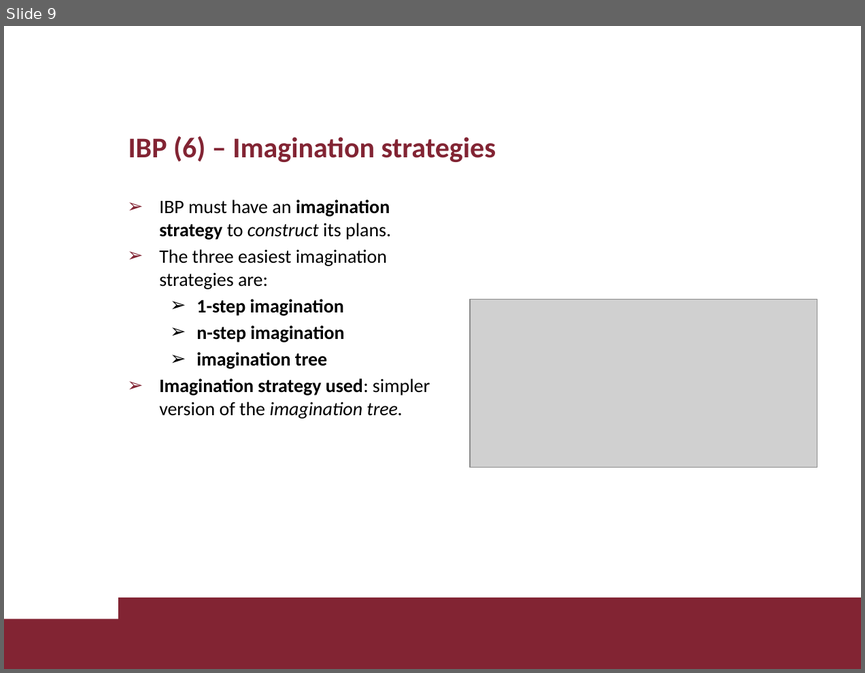
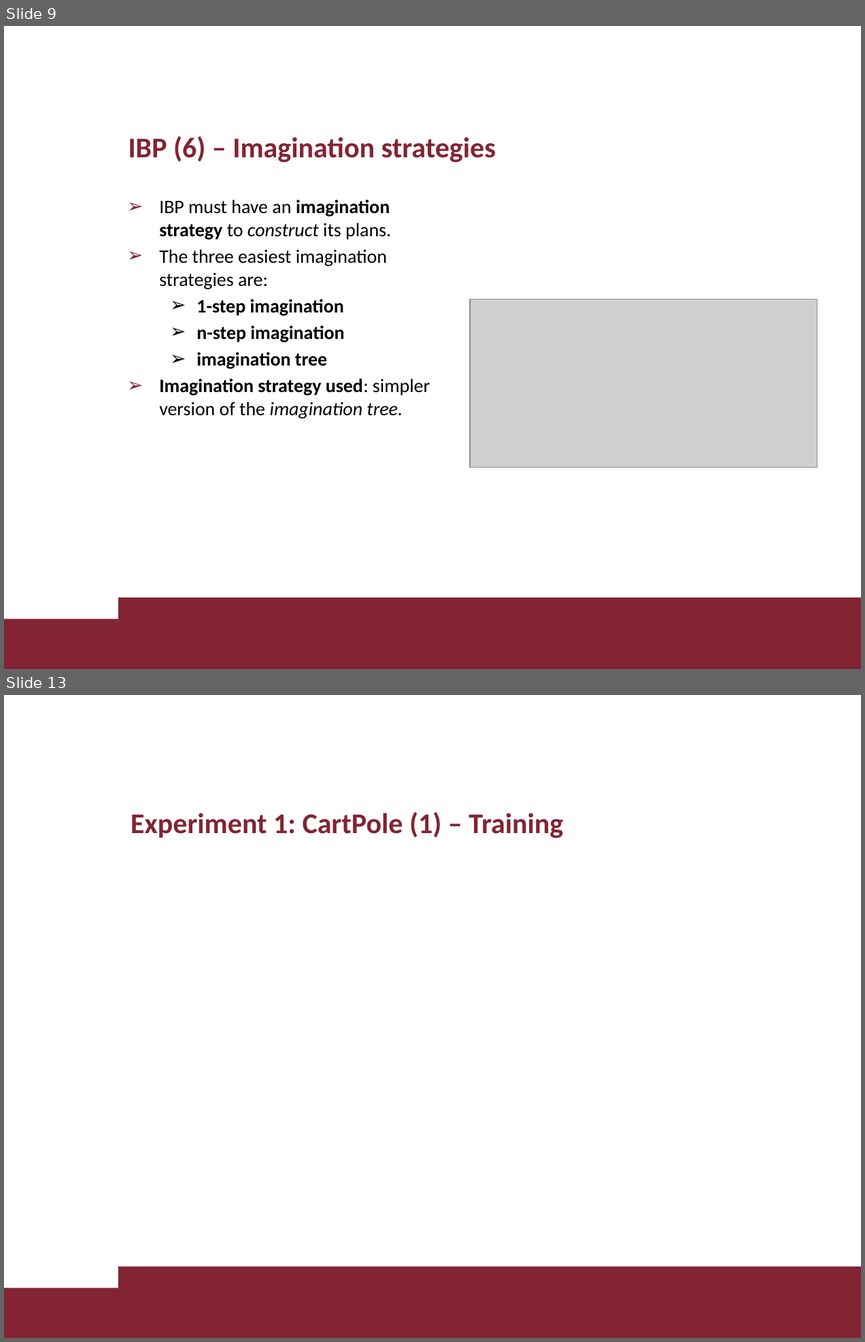
Before and after one commit to lorenzo-di-luccio/RL_Project, a slide deck: slides/diluccio_giamba_RL_project.pptx. Shown one above the other, each under a label of ours: slide 9 before the commit, slides 9 and 13 after it; the slides between them are not shown. The pictures are 865x673 and 865x1342 pixels, drawn with LibreOffice and Linux fonts; fonts in the diff are those of the drawing; grey boxes stand for pictures; background and template pictures are left out. Boxes give left, top, right and bottom in pixels: in the first picture for what was removed or moved away, otherwise in the second. Text is boxed around its words. In the diff, an @@ line names an element or a change of style, - is before the commit and + after.

```diff
--- a/slides/diluccio_giamba_RL_project.pptx
+++ b/slides/diluccio_giamba_RL_project.pptx
@@ slide 13 added at bbox=[4, 695, 861, 1338], background #FFFFFF; not listed: 2 template elements that a slide beside it also shows @@
@@ title added at bbox=[130, 812, 563, 838], 24 pt, text #822433, bold @@
+Experiment 1: CartPole (1) – Training
```
Also in this commit, not shown: 7 other slides added, 16 slides removed.
